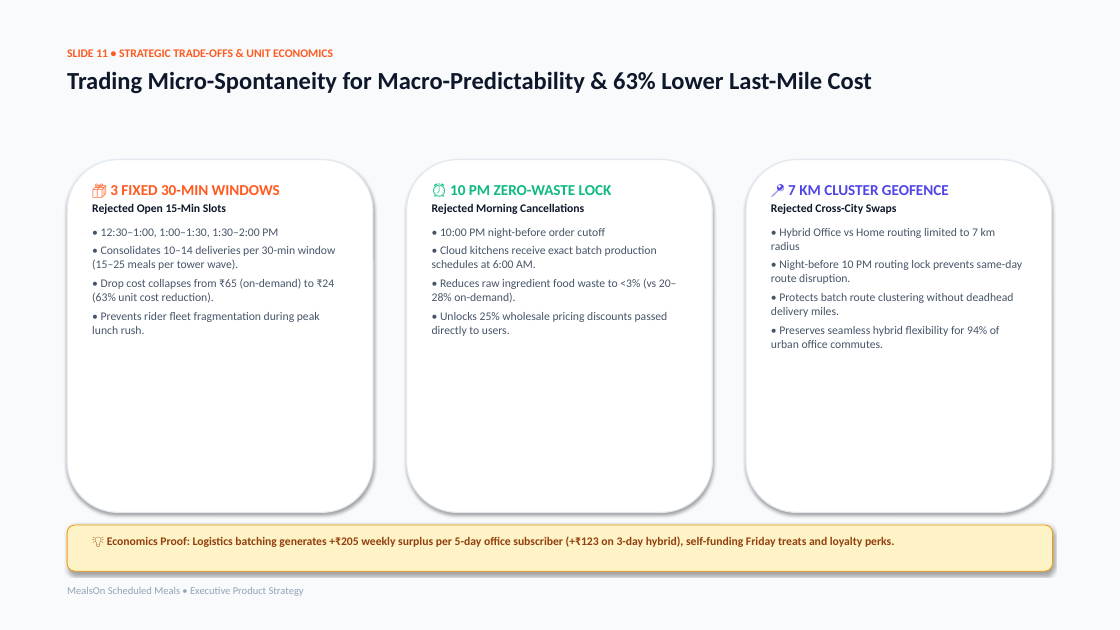
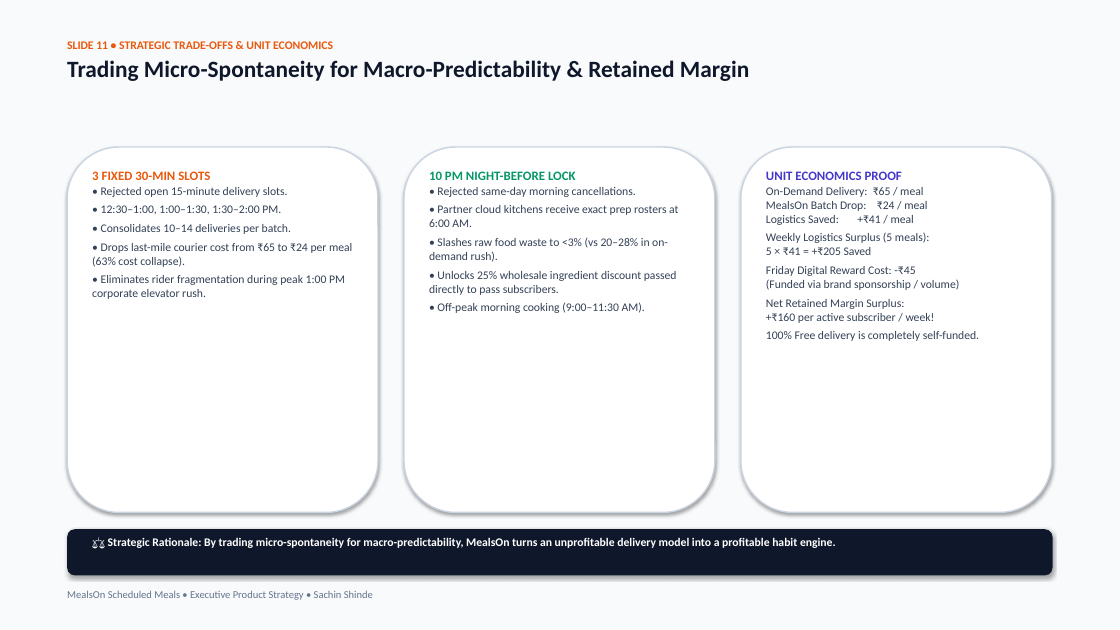
Before and after one commit to AnimeFreak95/Assignment_MealOn, a slide deck: slide 11 of dist/presentation/MealsOn_Executive_Presentation.pptx. Drawn at 1120x630 pixels with LibreOffice and Linux fonts; fonts in the diff are those of the drawing. Boxes give left, top, right and bottom in pixels: in the first picture for what was removed or moved away, otherwise in the second. Text is boxed around its words. In the diff, an @@ line names an element or a change of style, - is before the commit and + after.

Commit message:
feat(deck): generate enhanced 16-slide master presentation with Gamma visuals and missing strategic slides

```diff
--- a/dist/presentation/MealsOn_Executive_Presentation.pptx
+++ b/dist/presentation/MealsOn_Executive_Presentation.pptx
@@ text at box(67, 41, 333, 49): text colour #FF5A1F to #EA580C in "SLIDE 11 • STRATEGIC TRADE-OFFS & UNIT ..."; less space between paragraphs @@
@@ text "SLIDE 11 • STRATEGIC TRADE-OFFS ...": place and size @@
-text "SLIDE 11 • STRATEGIC TRADE-OFFS ..." at box(67, 49, 872, 93)
+text "SLIDE 11 • STRATEGIC TRADE-OFFS ..." at box(67, 41, 749, 81)
@@ text at box(67, 60, 749, 81): text changed; size 21 to 20 pt @@
-Trading Micro-Spontaneity for Macro-Predictability & 63% Lower Last-Mile Cost
+Trading Micro-Spontaneity for Macro-Predictability & Retained Margin
@@ rounded rectangle: place and size @@
-rounded rectangle at box(67, 160, 373, 513)
+rounded rectangle at box(67, 147, 378, 513)
@@ rounded rectangle: place and size @@
-rounded rectangle at box(407, 160, 712, 513)
+rounded rectangle at box(404, 147, 715, 513)
@@ outline #E2E8F0 1 pt to #CBD5E1 1.2 pt in 3 elements at box(404, 147, 715, 513), box(67, 147, 378, 513), box(741, 147, 1052, 513) @@
@@ rounded rectangle: place and size @@
-rounded rectangle at box(746, 160, 1052, 513)
+rounded rectangle at box(741, 147, 1052, 513)
@@ text at box(92, 171, 352, 299): text changed; text colour #475569 to #334155 @@
-📦 3 FIXED 30-MIN WINDOWS
-Rejected Open 15-Min Slots
-• 12:30–1:00, 1:00–1:30, 1:30–2:00 PM
-• Consolidates 10–14 deliveries per 30-min window (15–25 meals per tower wave).
-• Drop cost collapses from ₹65 (on-demand) to ₹24 (63% unit cost reduction).
-• Prevents rider fleet fragmentation during peak lunch rush.
+3 FIXED 30-MIN SLOTS
+• Rejected open 15-minute delivery slots.
+• 12:30–1:00, 1:00–1:30, 1:30–2:00 PM.
+• Consolidates 10–14 deliveries per batch.
+• Drops last-mile courier cost from ₹65 to ₹24 per meal (63% cost collapse).
+• Eliminates rider fragmentation during peak 1:00 PM corporate elevator rush.
@@ text at box(429, 171, 678, 313): text changed; text colour #475569 to #334155 @@
-⏰ 10 PM ZERO-WASTE LOCK
-Rejected Morning Cancellations
-• 10:00 PM night-before order cutoff
-• Cloud kitchens receive exact batch production schedules at 6:00 AM.
-• Reduces raw ingredient food waste to <3% (vs 20–28% on-demand).
-• Unlocks 25% wholesale pricing discounts passed directly to users.
+10 PM NIGHT-BEFORE LOCK
+• Rejected same-day morning cancellations.
+• Partner cloud kitchens receive exact prep rosters at 6:00 AM.
+• Slashes raw food waste to <3% (vs 20–28% in on-demand rush).
+• Unlocks 25% wholesale ingredient discount passed directly to pass subscribers.
+• Off-peak morning cooking (9:00–11:30 AM).
@@ text at box(766, 171, 979, 341): text changed; text colour #475569 to #334155 @@
-📍 7 KM CLUSTER GEOFENCE
-Rejected Cross-City Swaps
-• Hybrid Office vs Home routing limited to 7 km radius
-• Night-before 10 PM routing lock prevents same-day route disruption.
-• Protects batch route clustering without deadhead delivery miles.
-• Preserves seamless hybrid flexibility for 94% of urban office commutes.
+UNIT ECONOMICS PROOF
+On-Demand Delivery: ₹65 / meal
+MealsOn Batch Drop: ₹24 / meal
+Logistics Saved: +₹41 / meal
+Weekly Logistics Surplus (5 meals):
+5 × ₹41 = +₹205 Saved
+Friday Digital Reward Cost: -₹45
+(Funded via brand sponsorship / volume)
+Net Retained Margin Surplus:
++₹160 per active subscriber / week!
+100% Free delivery is completely self-funded.
@@ rounded rectangle: place and size @@
-rounded rectangle at box(67, 525, 1053, 571)
+rounded rectangle at box(67, 529, 1053, 576)
@@ rounded rectangle at box(67, 529, 1053, 576): fill #FEF3C7 to #0F172A; outline #F59E0B 0.75 pt to none @@
@@ text at box(108, 537, 836, 548): text changed; text colour #92400E to #FFFFFF @@
-💡 Economics Proof: Logistics batching generates +₹205 weekly surplus per 5-day office subscriber (+₹123 on 3-day hybrid), self-funding Friday treats and loyalty perks.
+⚖️ Strategic Rationale: By trading micro-spontaneity for macro-predictability, MealsOn turns an unprofitable delivery model into a profitable habit engine.
@@ text at box(67, 591, 373, 600): text changed; text colour #94A3B8 to #64748B @@
-MealsOn Scheduled Meals • Executive Product Strategy
+MealsOn Scheduled Meals • Executive Product Strategy • Sachin Shinde
```
Also in this commit, not shown: 10 other slides changed, 1 slide added, 1 slide removed, 16 other files.
